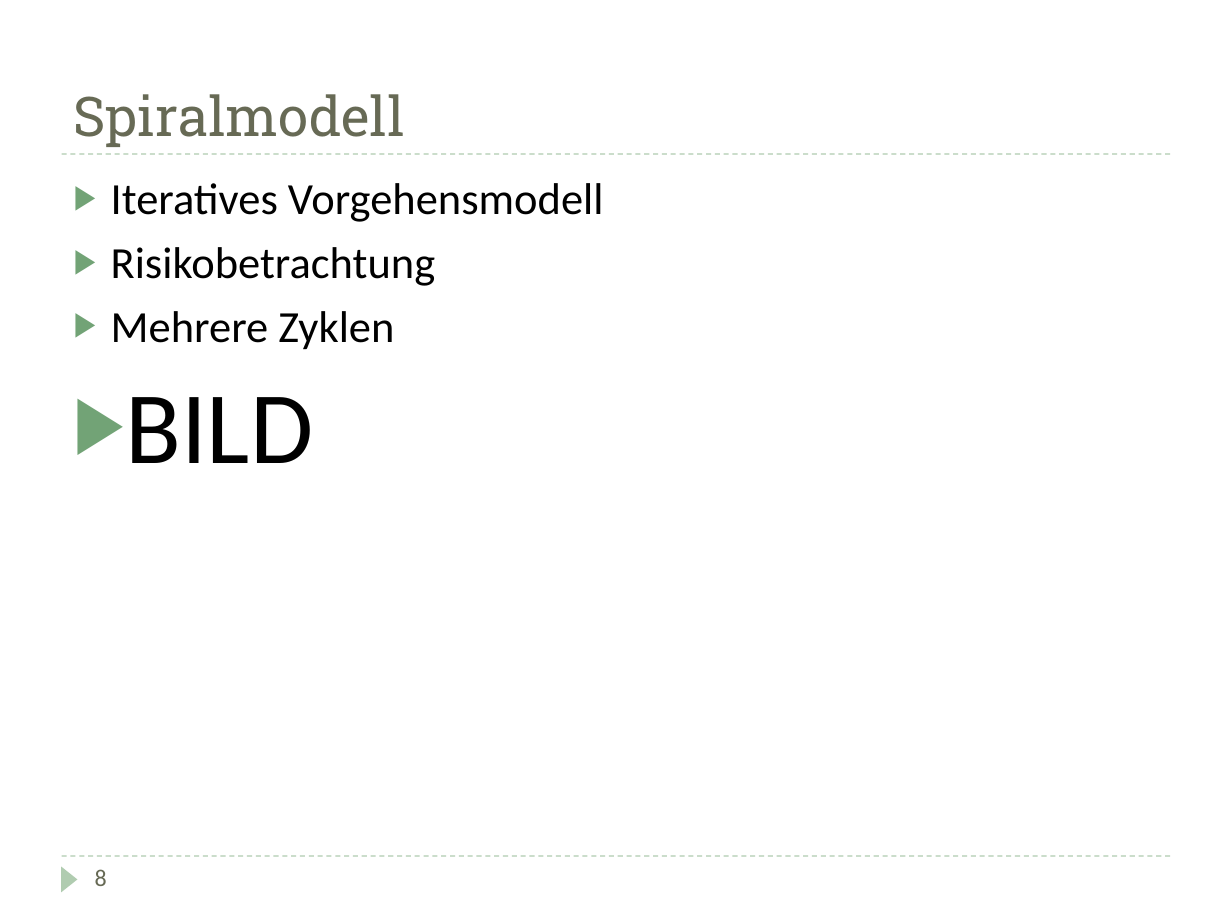
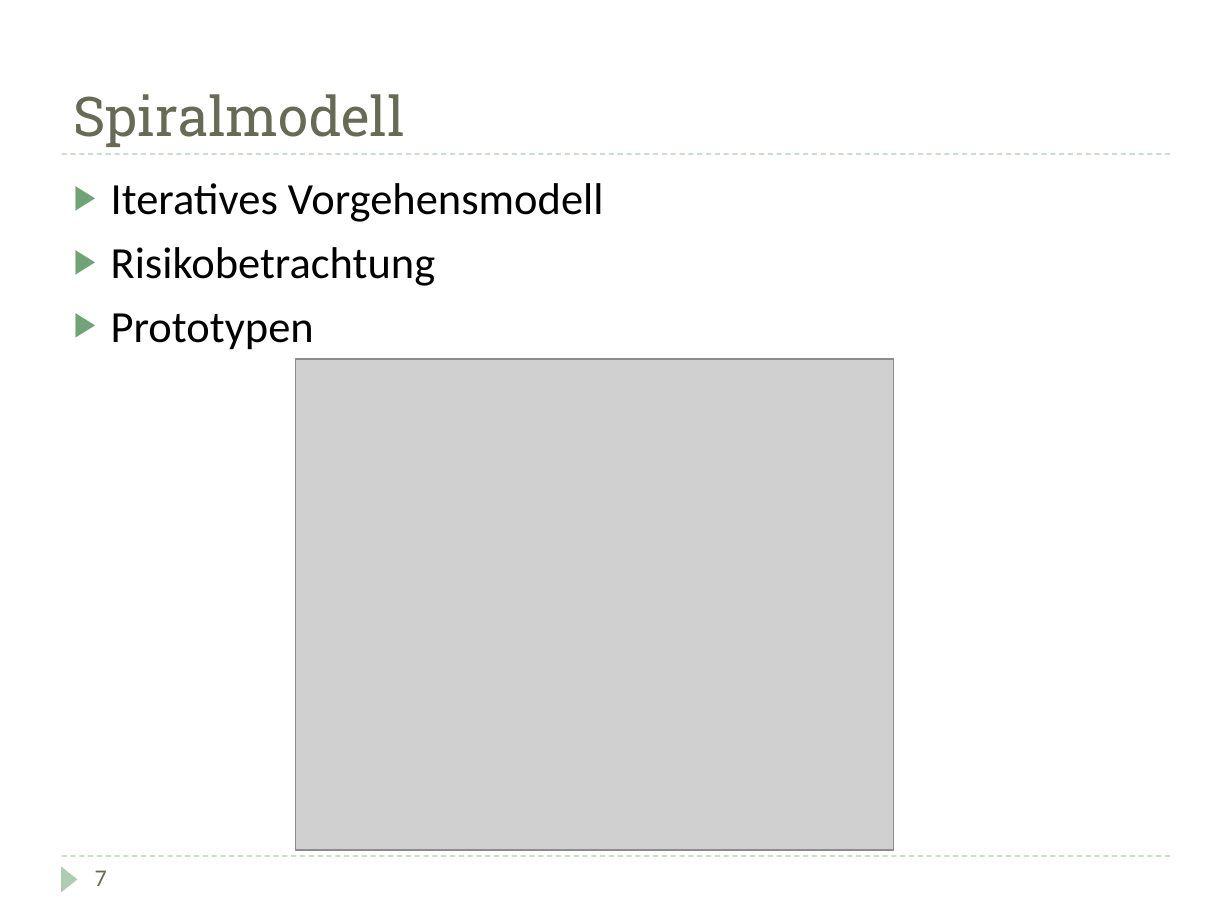
Before and after one commit to DarksideCode/Inventory-Management-System, a slide deck: slide 8 of Doku/Präsentation.pptx (slide 9 before the commit). Drawn at 1232x924 pixels with LibreOffice and Linux fonts; fonts in the diff are those of the drawing; grey boxes stand for pictures. Boxes give left, top, right and bottom in pixels: in the first picture for what was removed or moved away, otherwise in the second. Text is boxed around its words. In the diff, an @@ line names an element or a change of style, - is before the commit and + after.

```diff
--- a/Doku/Präsentation.pptx
+++ b/Doku/Präsentation.pptx
@@ text at box(111, 313, 314, 350): text changed @@
-▶ Mehrere Zyklen
-▶ BILD
+▶ Prototypen
@@ picture added at box(296, 359, 893, 850) @@
@@ text at box(95, 870, 107, 886): text changed @@
-8
+7
```
Also in this commit, not shown: 9 other slides changed, 4 slides added, 4 slides removed, 2 other files.
